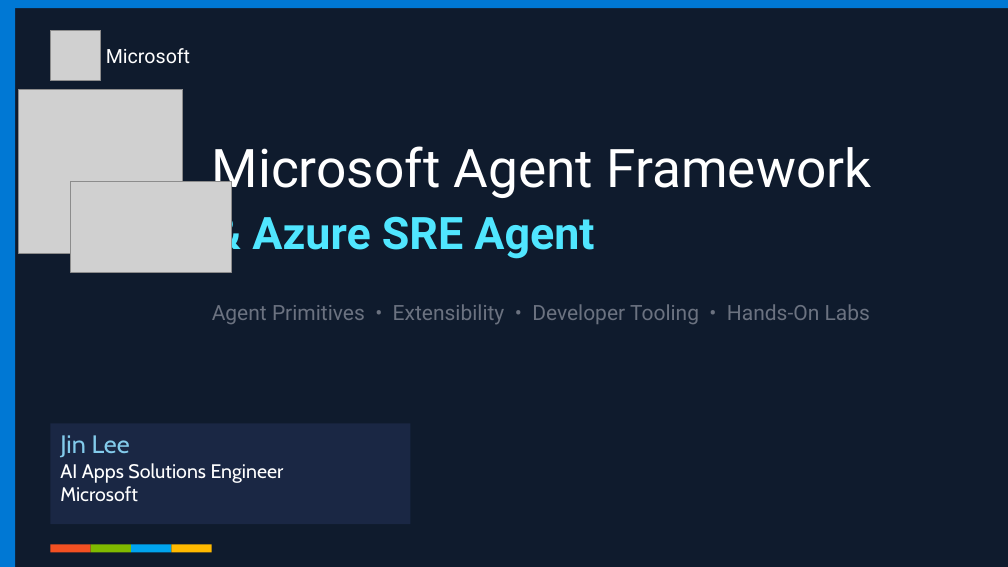
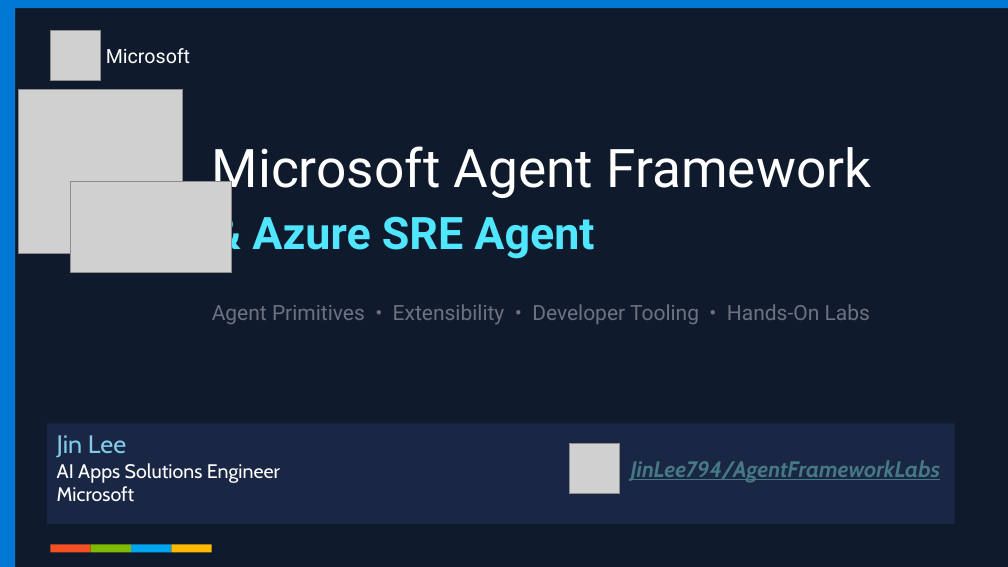
Before and after one commit to JinLee794/AgentFrameworkLabs, a slide deck: slide 1 of agent-framework-workshop.pptx. Drawn at 1008x567 pixels with LibreOffice and Linux fonts; fonts in the diff are those of the drawing; grey boxes stand for pictures. Boxes give left, top, right and bottom in pixels: in the first picture for what was removed or moved away, otherwise in the second. Text is boxed around its words. In the diff, an @@ line names an element or a change of style, - is before the commit and + after.

Commit message:
Add README and enhance agent framework with new features
- Created README.md for project overview and lab instructions.
- Updated agui_server.py to improve environment variable handling and agent registration.
- Added new _agui_server.py and _main.py files for enhanced server functionality.
- Introduced agui_client.py for AG-UI client with tool event handling.
- Enhanced lab1-agent-basics.ipynb with execution outputs and examples.
- Implemented middleware for logging and security in agent execution.
- Added support for thread serialization and memory persistence in agent conversations.

```diff
--- a/agent-framework-workshop.pptx
+++ b/agent-framework-workshop.pptx
@@ rectangle "Jin Lee AI Apps Solutions ...": place and size @@
-rectangle "Jin Lee AI Apps Solutions ..." at (50,423,410,524)
+rectangle "Jin Lee AI Apps Solutions ..." at (46,423,519,524)
@@ rectangle added at (520,423,955,524), fill #1A2744, 16 pt, text #467886, bold, italic, underline @@
+JinLee794/AgentFrameworkLabs
@@ picture added at (570,444,620,494) @@
```
Also in this commit, not shown: 3 other slides changed, 3 slides added, 6 other files.
